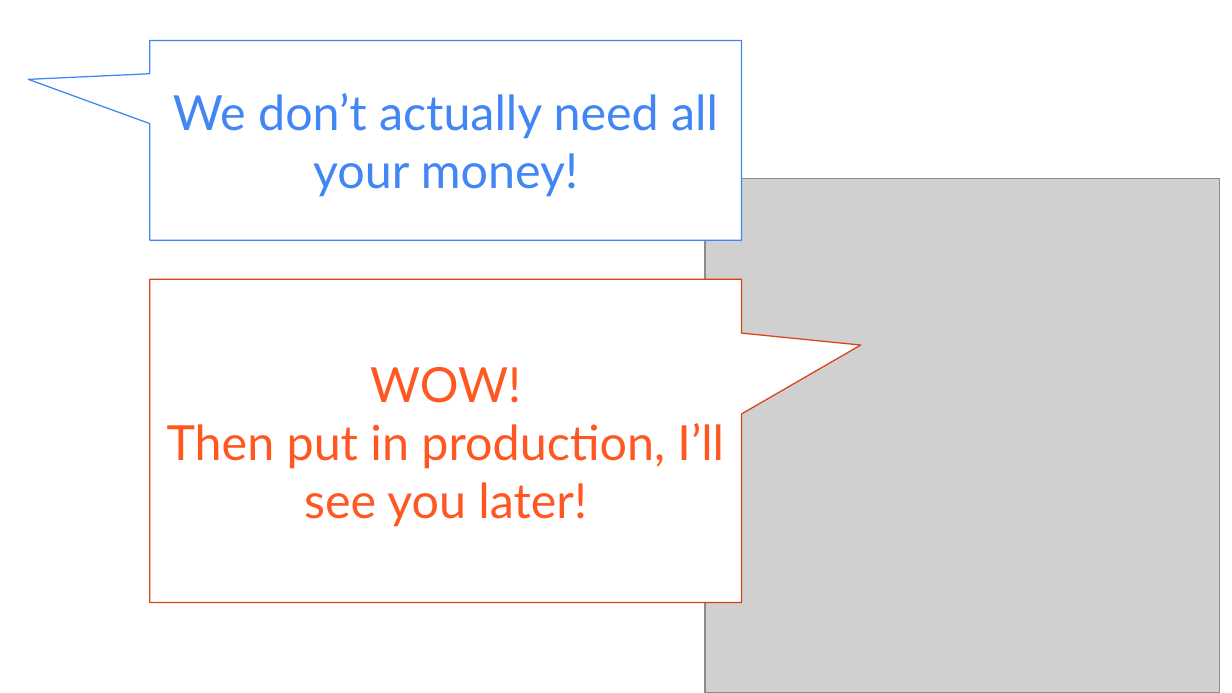
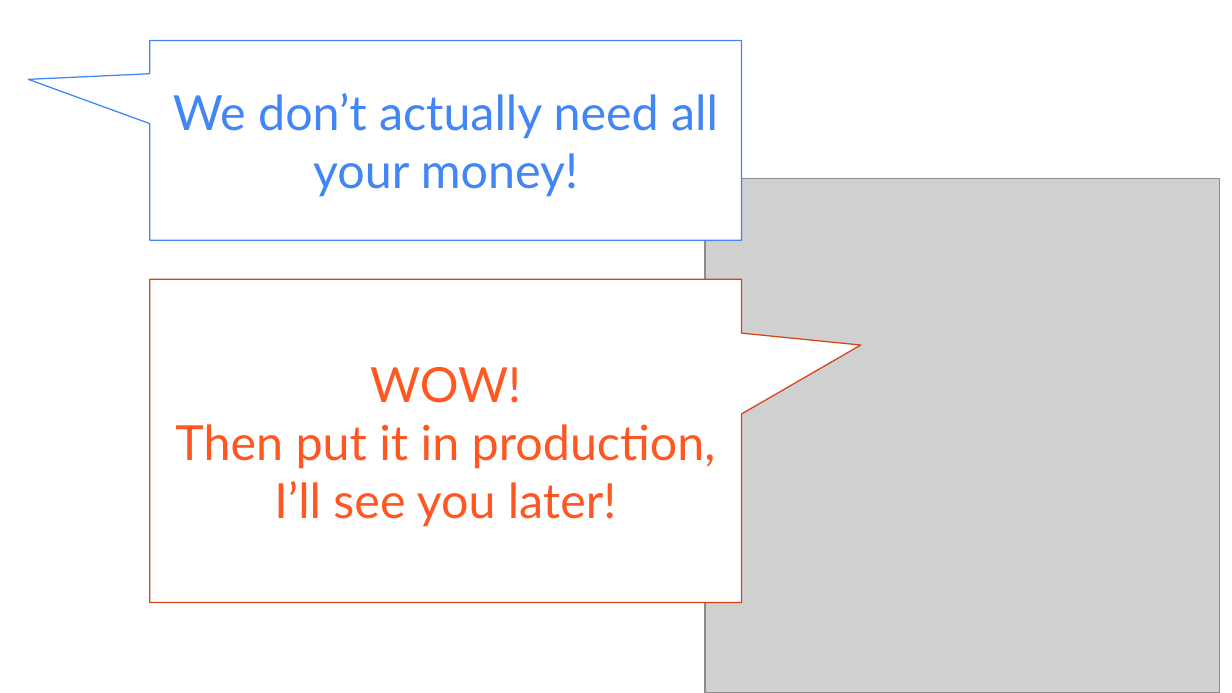
Before and after one commit to aliswh/lastfm, a slide deck: slide 19 of presentazione.pptx (slide 17 before the commit). Drawn at 1232x693 pixels with LibreOffice and Linux fonts; fonts in the diff are those of the drawing; grey boxes stand for pictures. Boxes give left, top, right and bottom in pixels: in the first picture for what was removed or moved away, otherwise in the second. Text is boxed around its words. In the diff, an @@ line names an element or a change of style, - is before the commit and + after.

```diff
--- a/presentazione.pptx
+++ b/presentazione.pptx
@@ text in rounded speech box at box(175, 424, 716, 527): text changed @@
-Then put in production, I’ll see you later!
+Then put it in production, I’ll see you later!
```
Also in this commit, not shown: 4 other slides changed, 7 slides added, 5 slides removed, 2 other files.
